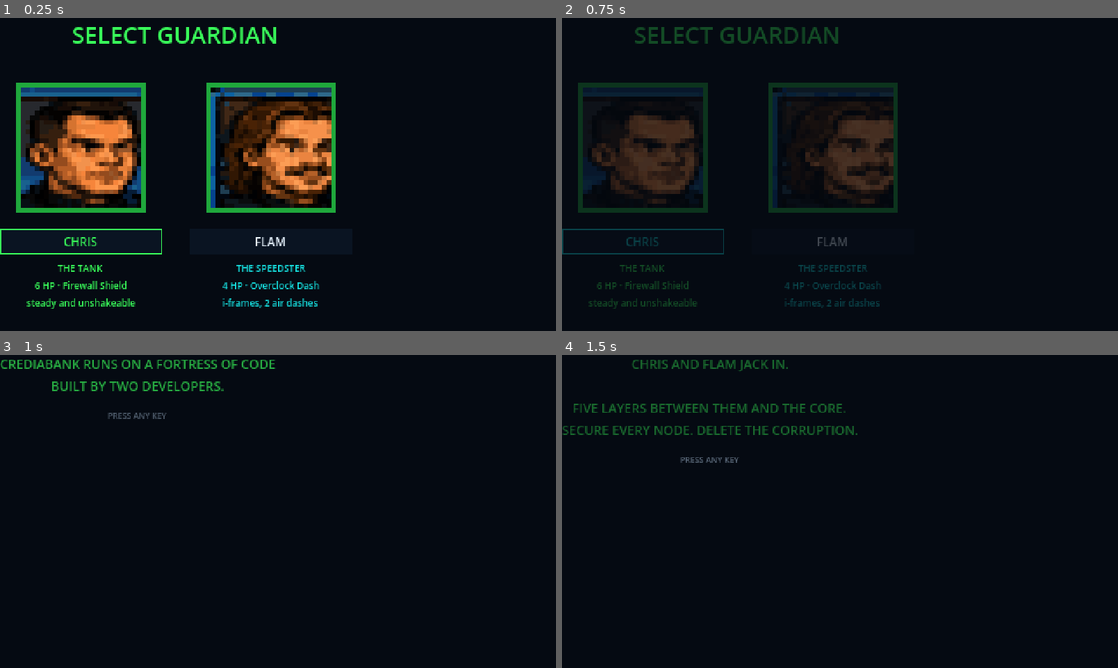
Above: before the commit, frames 1-4 (two rows, left to right).
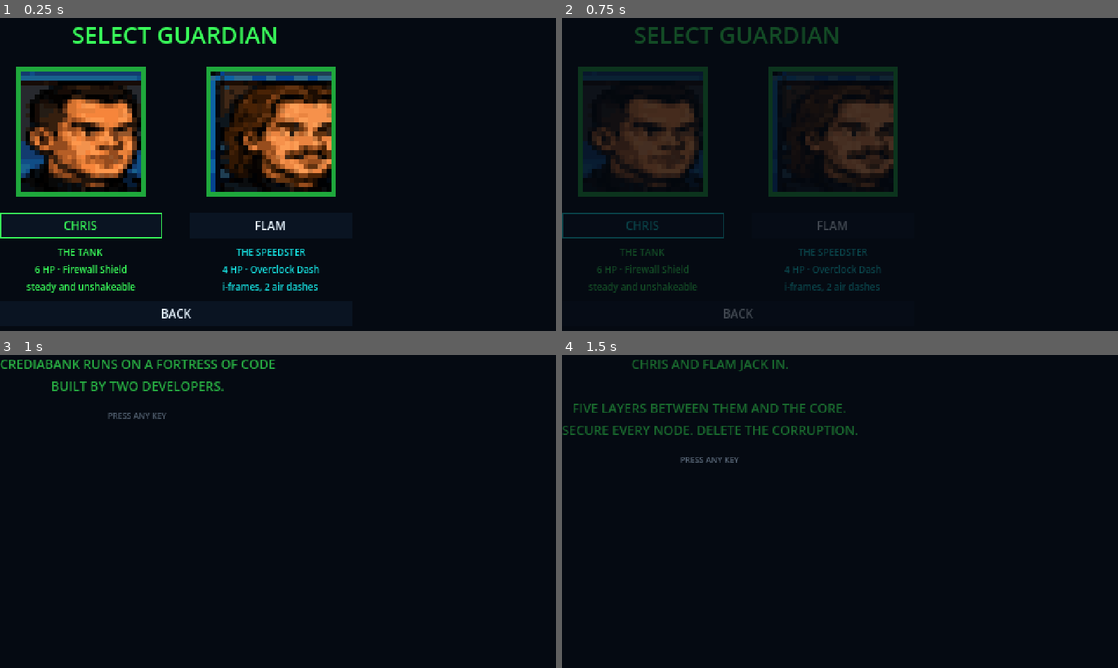
Above: after the commit, the same moments.

Repository: Flam-John/Credia-Guardians
Game: Godot game, scene res://scenes/ui/character_select.tscn
Two runs of this game, one before a commit and one after it. Both use one fixed random seed, a clock stepped at 60 frames per second and the inputs below. This scene is started directly instead of the project's main scene.
Inputs (mouse positions are in pixels of both pictures, inside the frame that each line leads up to):
- Up to frame 1 (0.25 s): no input
- Up to frame 2 (0.75 s): click "CHRIS" at 0.5 s
- Up to frame 3 (1 s): no input
- Up to frame 4 (1.5 s): tap Enter at 1.25 s; move the mouse to (962, 495) at 1.27 s; hold D (move_right) from 1.28 s (still down); tap L (ability) at 1.35 s; click (962, 495) at 1.42 s

The runs differ from the first frame. In frame 1, 18% of the frame differs, in the area x 0-61%, y 15-96%; in frame 2, 12%; in frame 3, nothing differs; in frame 4, nothing differs.

Commit message:
fix: apply v1.8.1 review findings - BACK on-screen, track test .uid
128px portraits pushed the column to 294px in a 270px viewport, hiding
BACK below the screen. Spacers removed: column 266px, everything fits.

Diff:
--- a/src/ui/character_select.gd
+++ b/src/ui/character_select.gd
@@ -18,11 +18,11 @@
 	row.add_child(_character_panel(&"flam", 1,
 			tr("FLAM_BLURB")))
 	_title = UIKit.title(_title_text(), 20)
+	# no spacers: with 128px portraits the column is 266/270px — spacers
+	# pushed BACK below the screen (review v1.8.1-1)
 	var column := UIKit.menu_column([
 		_title,
-		_spacer(8),
 		row,
-		_spacer(8),
 		UIKit.button(tr("BACK"), _back),
 	])
 	add_child(UIKit.center(column))
Not shown, added: tests/unit/test_v181.gd.uid
